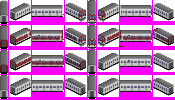
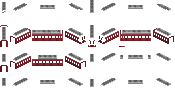
Before/after of a 175 x 100 layered artwork. What changed in the layer stack:
hid "Addit" over [19, 33, 157, 63]
added layer "AC copy" above "AC" over [2, 0, 171, 87]
hid "Kintetsu Two-tone" over [0, 25, 174, 72]
showed "Kintetsu plain red" over [0, 25, 174, 72]
hid "Mask" over [0, 9, 175, 100]
hid "gangway" over [0, 0, 175, 50]
hid "body" over [0, 0, 175, 100]
